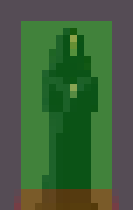
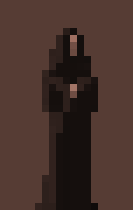
Layers edited between the first and the second 133px x 210px image:
moved "Collider" into group "Areas" over [14,189,119,210]
moved "Hotspot" into group "Areas" over [21,21,112,210]
